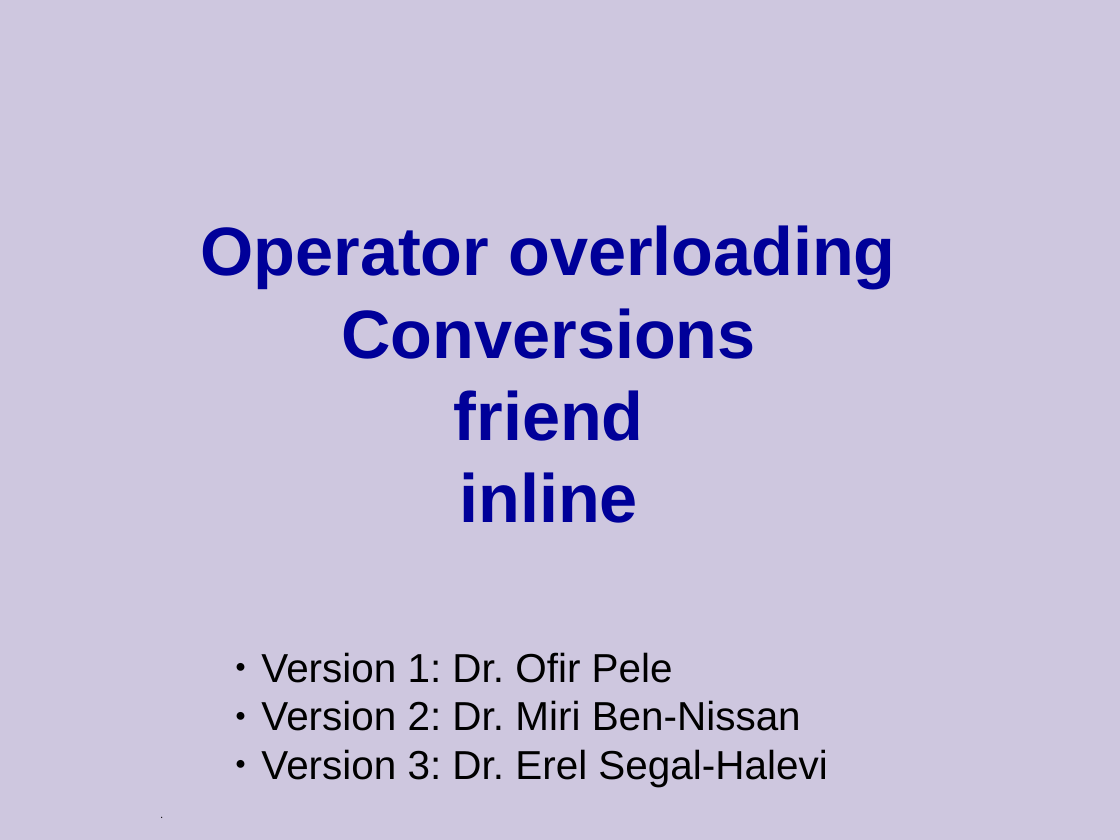
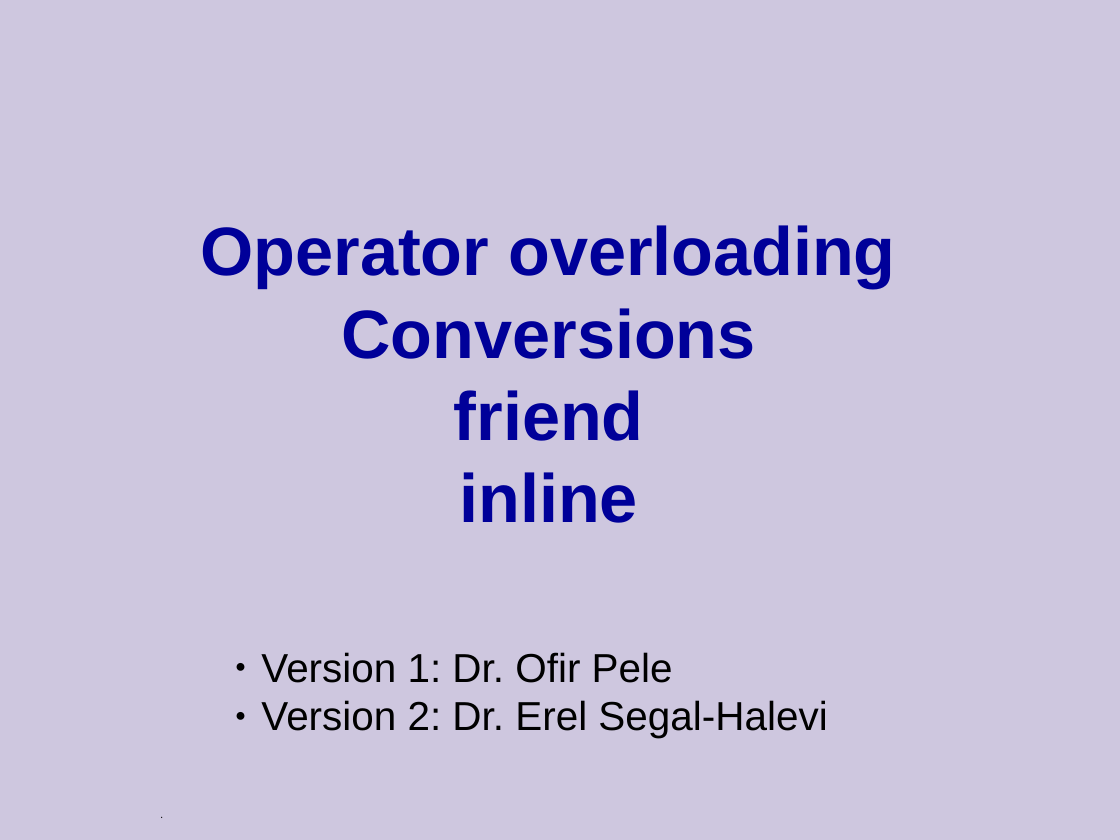
Before and after one commit to cpp-at-ariel/cpp-5778, a slide deck: slide 1 of week04-operator-overloading/slides.odp. Drawn at 1120x840 pixels with LibreOffice and Linux fonts; fonts in the diff are those of the drawing. Boxes give left, top, right and bottom in pixels: in the first picture for what was removed or moved away, otherwise in the second. Text is boxed around its words. In the diff, an @@ line names an element or a change of style, - is before the commit and + after.

```diff
--- a/week04-operator-overloading/slides.odp
+++ b/week04-operator-overloading/slides.odp
@@ text at box(261, 700, 827, 738): text changed @@
-● Version 2: Dr. Miri Ben-Nissan
-● Version 3: Dr. Erel Segal-Halevi
+● Version 2: Dr. Erel Segal-Halevi
```
Also in this commit, not shown: 17 other files.
